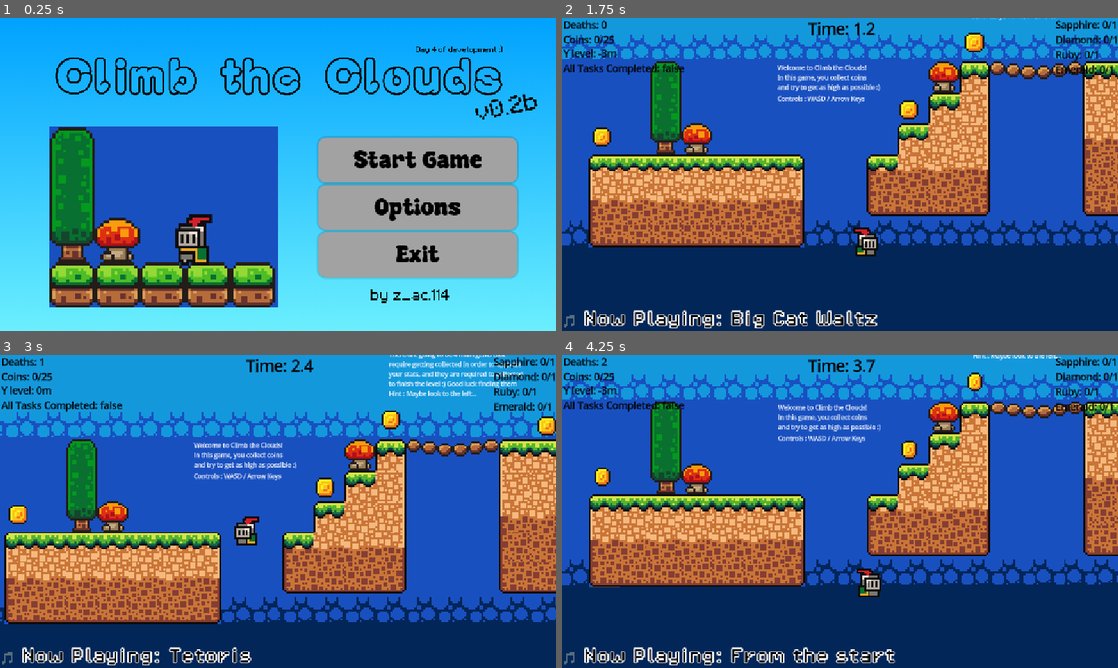
Above: before the commit, frames 1-4 (two rows, left to right).
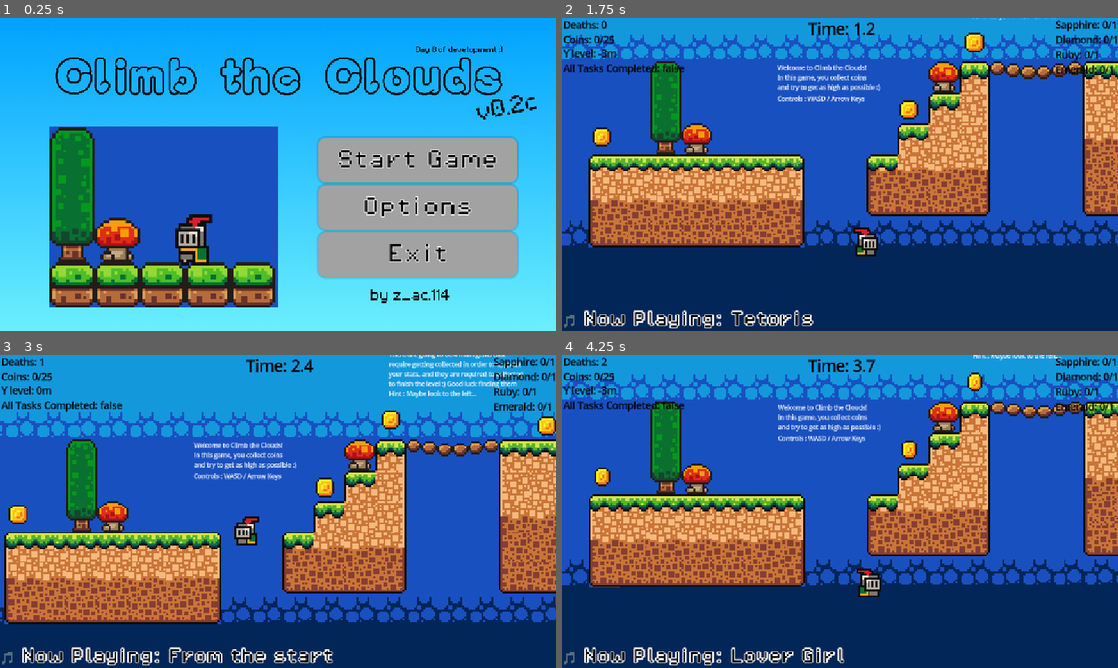
Above: after the commit, the same moments.

Repository: zacharytam-0411/shiba-climb-the-clouds
Game: Godot game, scene res://scenes/main_screen.tscn
The game is run twice, just before and just after one commit, with the same random seed, the same clock (stepped at 60 frames per second) and the same inputs.
Inputs:
- Up to frame 1 (0.25 s): no input
- Up to frame 2 (1.75 s): click "Start Game" at 0.5 s; tap Enter at 1.25 s; hold Right (move_right) from 1.28 s (still down); tap W (move_up) at 1.52 s
- Up to frame 3 (3 s): tap W (move_up) at 2.27 s; release Right (move_right) at 2.78 s; hold Left (move_left) from 2.78 s (still down)
- Up to frame 4 (4.25 s): release Left (move_left) at 3.53 s; hold Right (move_right) from 3.53 s (still down); tap W (move_up) at 3.77 s

The runs differ from the first frame. In frame 1, 2.2% of the frame differs, in the area x 60-97%, y 9-78%; in frame 2, 0.9%; in frame 3, 0.8%; in frame 4, 0.9%.

Commit message:
updated music and stuff

Diff:
--- a/scenes/main_screen.tscn
+++ b/scenes/main_screen.tscn
@@ -1,8 +1,8 @@
 [gd_scene load_steps=7 format=3 uid="uid://dojb5lpo81upv"]
 
-[ext_resource type="FontFile" uid="uid://wgqa3pops2qt" path="res://assets/fonts/SuperDream-ax3vE.ttf" id="1_7fvvs"]
 [ext_resource type="Script" uid="uid://288jde3gqwi6" path="res://scenes/main_menu.gd" id="1_aum10"]
 [ext_resource type="Texture2D" uid="uid://dpw8h64t55xbm" path="res://assets/sprites/Thumbnail.png" id="2_aum10"]
+[ext_resource type="FontFile" uid="uid://cwmuvbloniq03" path="res://assets/fonts/PixelOperator8.ttf" id="3_aum10"]
 
 [sub_resource type="StyleBoxTexture" id="StyleBoxTexture_7fvvs"]
 texture = ExtResource("2_aum10")
@@ -56,10 +56,12 @@
 size_flags_vertical = 3
 theme_override_colors/icon_hover_color = Color(0, 0, 0, 1)
 theme_override_colors/icon_pressed_color = Color(0, 0, 0, 1)
+theme_override_colors/font_outline_color = Color(1, 1, 1, 1)
 theme_override_colors/font_color = Color(0, 0, 0, 1)
 theme_override_colors/font_focus_color = Color(0, 0, 0, 1)
-theme_override_fonts/font = ExtResource("1_7fvvs")
-theme_override_font_sizes/font_size = 50
+theme_override_constants/outline_size = 5
+theme_override_fonts/font = ExtResource("3_aum10")
+theme_override_font_sizes/font_size = 40
 theme_override_styles/focus = SubResource("StyleBoxEmpty_w87pm")
 theme_override_styles/hover = SubResource("StyleBoxFlat_7fvvs")
 theme_override_styles/pressed = SubResource("StyleBoxFlat_7fvvs")
@@ -71,10 +73,12 @@
 size_flags_vertical = 3
 theme_override_colors/icon_hover_color = Color(0, 0, 0, 1)
 theme_override_colors/icon_pressed_color = Color(0, 0, 0, 1)
+theme_override_colors/font_outline_color = Color(1, 1, 1, 1)
 theme_override_colors/font_color = Color(0, 0, 0, 1)
 theme_override_colors/font_focus_color = Color(0, 0, 0, 1)
-theme_override_fonts/font = ExtResource("1_7fvvs")
-theme_override_font_sizes/font_size = 50
+theme_override_constants/outline_size = 5
+theme_override_fonts/font = ExtResource("3_aum10")
+theme_override_font_sizes/font_size = 40
 theme_override_styles/focus = SubResource("StyleBoxEmpty_w87pm")
 theme_override_styles/hover = SubResource("StyleBoxFlat_7fvvs")
 theme_override_styles/pressed = SubResource("StyleBoxFlat_7fvvs")
@@ -86,10 +90,12 @@
 size_flags_vertical = 3
 theme_override_colors/icon_hover_color = Color(0, 0, 0, 1)
 theme_override_colors/icon_pressed_color = Color(0, 0, 0, 1)
+theme_override_colors/font_outline_color = Color(1, 1, 1, 1)
 theme_override_colors/font_color = Color(0, 0, 0, 1)
 theme_override_colors/font_focus_color = Color(0, 0, 0, 1)
-theme_override_fonts/font = ExtResource("1_7fvvs")
-theme_override_font_sizes/font_size = 50
+theme_override_constants/outline_size = 5
+theme_override_fonts/font = ExtResource("3_aum10")
+theme_override_font_sizes/font_size = 40
 theme_override_styles/focus = SubResource("StyleBoxEmpty_w87pm")
 theme_override_styles/hover = SubResource("StyleBoxFlat_7fvvs")
 theme_override_styles/pressed = SubResource("StyleBoxFlat_7fvvs")
--- a/scenes/player.tscn
+++ b/scenes/player.tscn
@@ -268,7 +268,7 @@
 
 [node name="BGMPlayer" parent="." instance=ExtResource("8_smehm")]
 stream = null
-volume_db = -2.0
+volume_db = -4.0
 autoplay = false
 
 [node name="BGMTimer" type="Timer" parent="."]
--- a/scripts/player.gd
+++ b/scripts/player.gd
@@ -12,9 +12,9 @@
 @onready var bgm_player: AudioStreamPlayer = $BGMPlayer
 @onready var bgm_label: Label = $Camera2D/CanvasLayer/BGMLabel
 @onready var label_timer: Timer = $BGMTimer
+
 var bgm_list: Array = [
 	{"name": "Overflow", "stream": preload("res://assets/music/オーバーライド - 重音テトSV[吉田夜世] - 吉田夜世.mp3")},
-	{"name": "Big Cat Waltz", "stream": preload("res://assets/music/Big Cat Waltz 大猫のワルツ - Cateen かてぃん-[AudioTrimmer.com].mp3")},
 	{"name": "Tetoris", "stream": preload("res://assets/music/テトリス _ 重音テトSV - 柊マグネタイト.mp3")},
 	{"name": "From the start", "stream": preload("res://assets/music/From The Start Cover __ 重音テトSV「Kasane Teto」 - SylviSlime.mp3")},
 	{"name": "Lover Girl", "stream": preload("res://assets/music/Lover Girl __ 重音テトSV「Kasane Teto」 - SylviSlime.mp3")}
Binary file added: assets/fonts/Caveat-VariableFont_wght.ttf
Not shown, added: assets/fonts/Caveat-VariableFont_wght.ttf.import
Binary file changed: assets/sprites/Thumbnail.png
Not shown, changed: export_presets.cfg
Not shown, changed: .DS_Store
